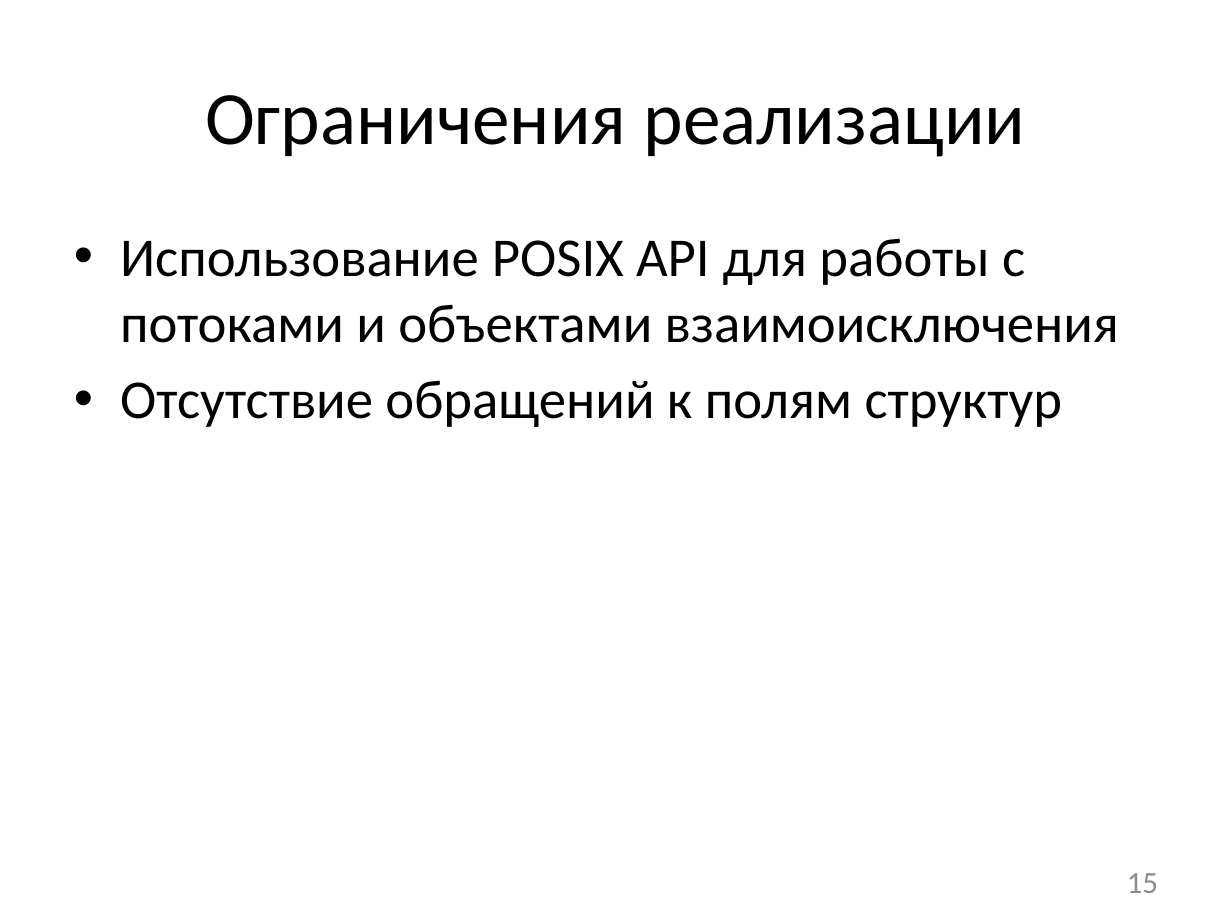
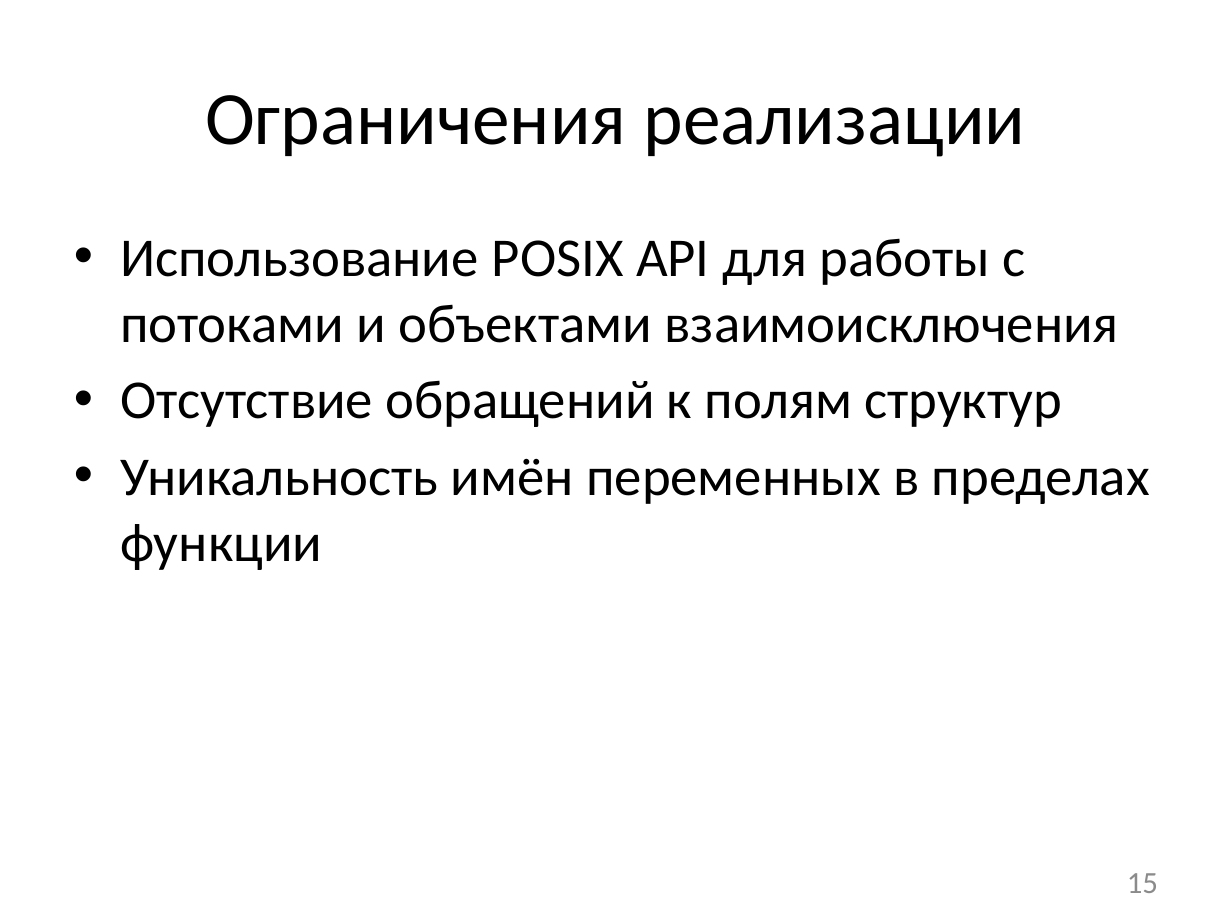
Before and after one commit to afrolovskiy/diplom, a slide deck: slide 15 of presentations/diplom/static race detection.pptx. Drawn at 1232x924 pixels with LibreOffice and Linux fonts; fonts in the diff are those of the drawing. Boxes give left, top, right and bottom in pixels: in the first picture for what was removed or moved away, otherwise in the second. Text is boxed around its words. In the diff, an @@ line names an element or a change of style, - is before the commit and + after.

```diff
--- a/presentations/diplom/static race detection.pptx
+++ b/presentations/diplom/static race detection.pptx
@@ text at bbox=[120, 458, 1150, 570]: paragraph added @@
+• Уникальность имён переменных в пределах функции
```
Also in this commit, not shown: 4 other slides changed.
